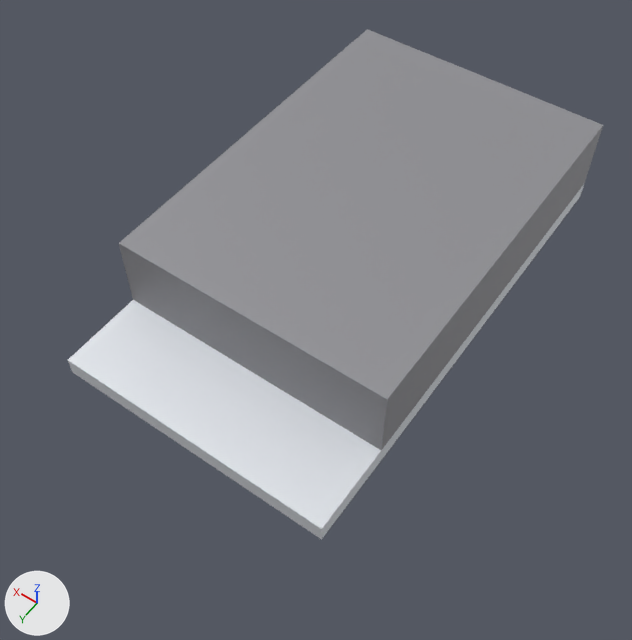
Renders of the glTF model cad/advantagescope/Robot_BIOBUZZ/model_7.glb from each side of a commit.
Both versions are drawn from a 50 mm camera at (-0.1019, 0.0021, 0.0652) aimed at (-0.0519, -0.068, -0.0449). The lights are fixed; the arrows at lower left show +X, +Y and +Z. The picture after the commit comes second. Vertices at exactly the same position are counted once.

Names of what the first picture shows: 'part_0', 'part_1'.
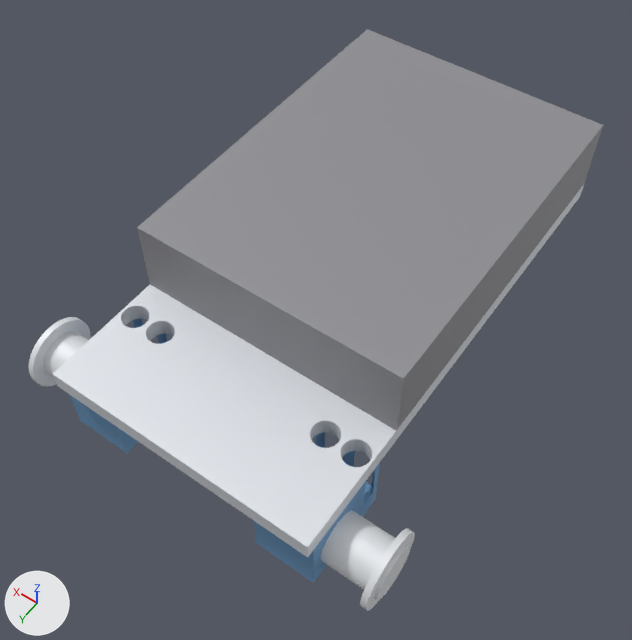
Boxes (x1, y1, x2, y2) around the edits, measured in the pictures (632 x 640 px):
'part_0', rescaled
    before: (119, 29, 603, 450)
    after: (137, 29, 603, 431)
'part_1', reshaped
    before: (68, 185, 584, 539)
    after: (53, 185, 584, 557)
'part_3', added
    after: (29, 317, 415, 611)
'part_4', added (mostly hidden)
    after: (69, 318, 380, 583)

Patch to the scene script:
```diff
--- a/cad/advantagescope/Robot_BIOBUZZ/model_7.glb.py
+++ b/cad/advantagescope/Robot_BIOBUZZ/model_7.glb.py
@@ mat_material_4 @@
+mat_material_4 = principled_material('Material_4')
+mat_material_4.base_color = (0.176, 0.369, 0.62)  # blue #74a4ce
+mat_material_4.metallic = 0.2
+mat_material_4.roughness = 0.6
@@ mat_material_3 @@
+mat_material_3 = principled_material('Material_3')
+mat_material_3.base_color = (0.8, 0.82, 0.847)  # white #e7eaed
+mat_material_3.metallic = 0.2
+mat_material_3.roughness = 0.6
@@ me_part_0 @@
 # used by ob_part_0; location = (0.0, 0.0, 0.0)
-me_part_0.from_pydata(...)  # 8 vertices, 12 faces; spans x -0.0747..-0.0292, y -0.1156..-0.0513, z -0.0394..-0.0267
+me_part_0.from_pydata(...)  # 8 vertices, 12 faces; spans x -0.0747..-0.0292, y -0.1156..-0.0551, z -0.0394..-0.0267
+# me_part_0 part 1: the whole mesh is scaled about its middle by (1, 0.941, 1), then moved by (0.0, -0.0019, 0.0)
 me_part_0.materials.append(mat_material_0)
@@ me_part_1 @@
 # used by ob_part_1; location = (0.0, 0.0, 0.0)
-me_part_1.from_pydata(...)  # 8 vertices, 12 faces; spans x -0.0747..-0.0292, y -0.1156..-0.0373, z -0.0425..-0.0394
+me_part_1.from_pydata(...)  # 392 vertices, 796 faces; spans x -0.0747..-0.0292, y -0.1156..-0.0343, z -0.0425..-0.0394
+# me_part_1 part 2: 4 vertices removed from x -0.0747..-0.0292, y -0.0373, z -0.0425..-0.0394; 388 vertices added at x -0.0747..-0.0292, y -0.0512..-0.0343, z -0.0425..-0.0394
 me_part_1.materials.append(mat_material_1)
@@ me_part_4 @@
+me_part_4.from_pydata(...)  # 296 vertices, 592 faces; spans x -0.0747..-0.0292, y -0.0513..-0.0356, z -0.0538..-0.0425
+me_part_4.materials.append(mat_material_4)  # blue #74a4ce
@@ me_part_3 @@
+me_part_3.from_pydata(...)  # 288 vertices, 564 faces; spans x -0.0839..-0.0199, y -0.0471..-0.0351, z -0.0543..-0.0423
+me_part_3.materials.append(mat_material_3)  # white #e7eaed
@@ ob_part_4 @@
+ob_part_4 = bpy.data.objects.new('part_4', me_part_4)
+ob_part_4.location = (0.0, 0.0, 0.0)
@@ ob_part_3 @@
+ob_part_3 = bpy.data.objects.new('part_3', me_part_3)
+ob_part_3.location = (0.0, 0.0, 0.0)
```
